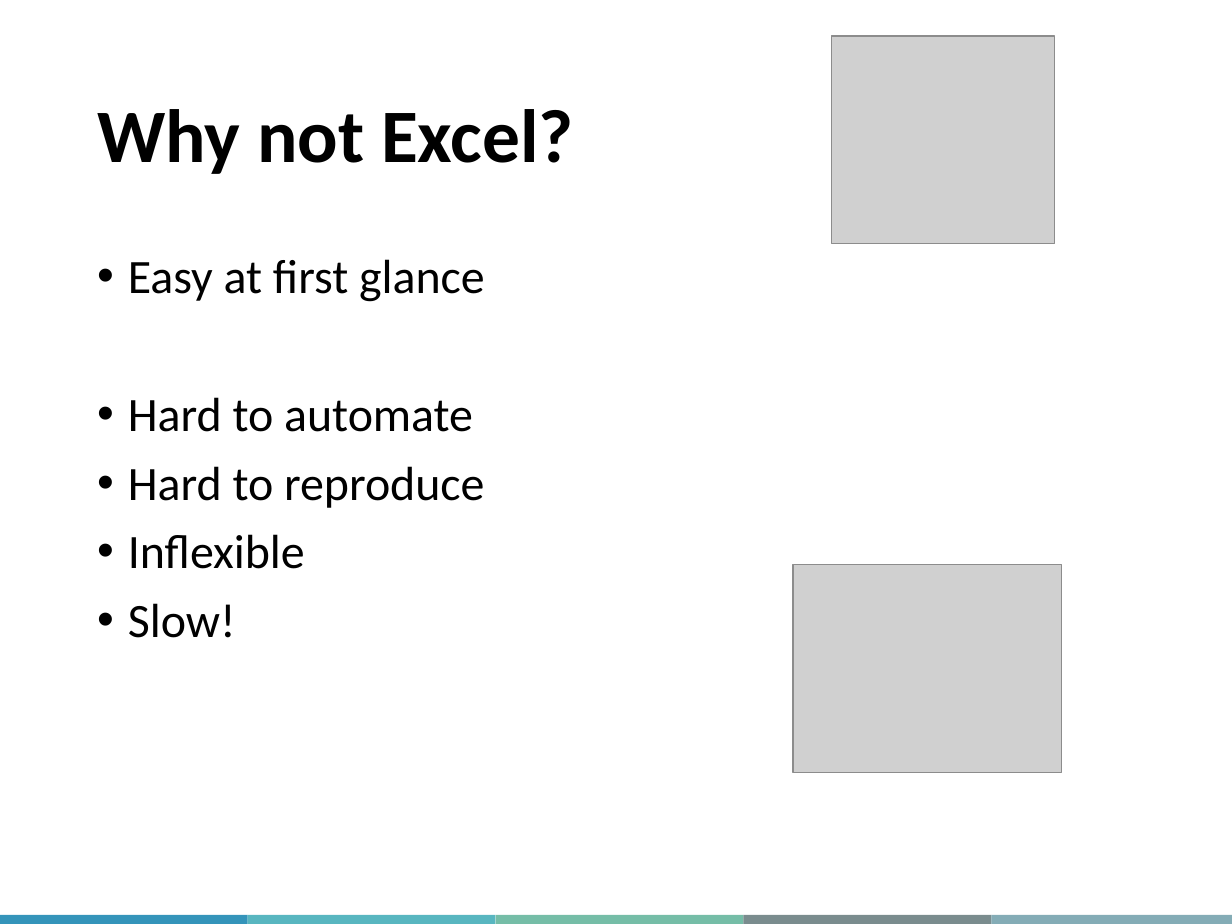
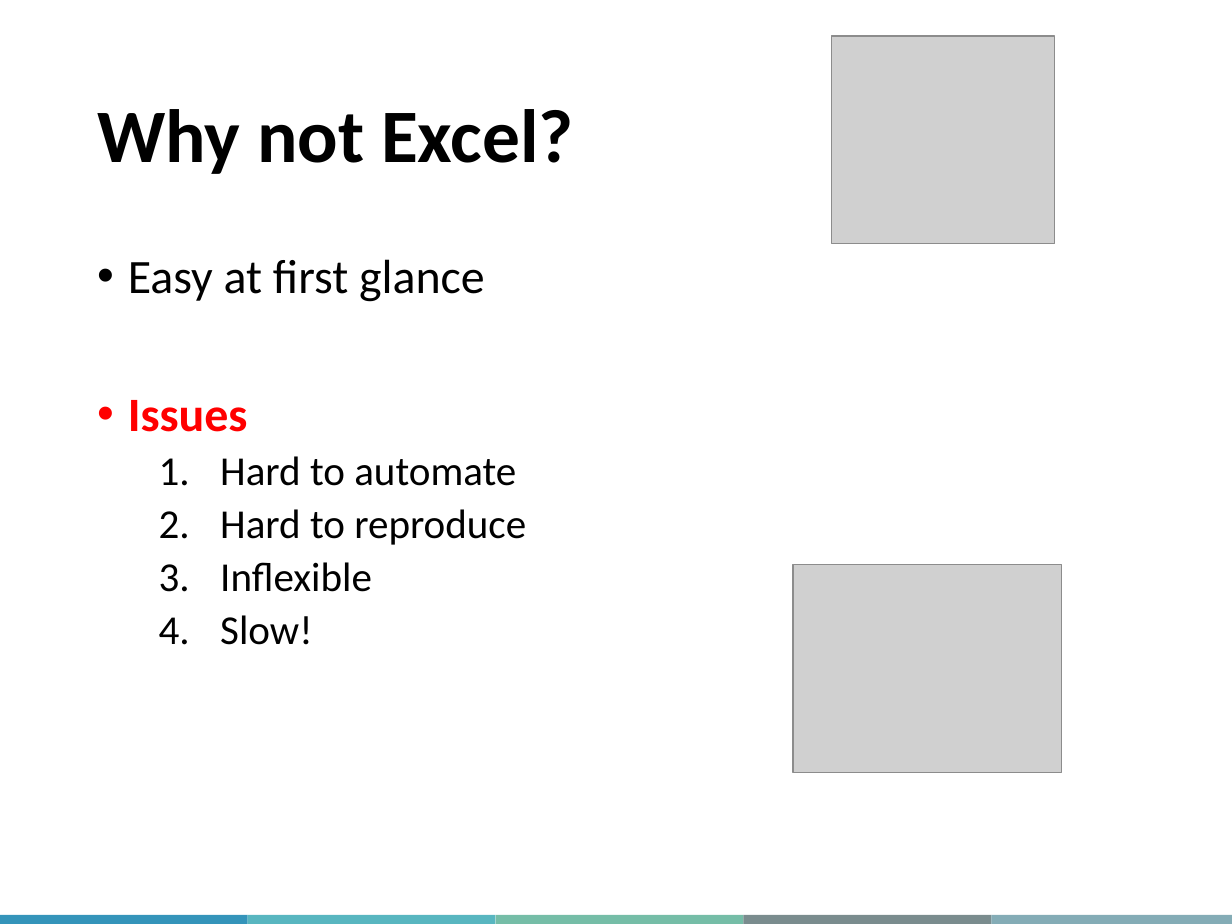
Before and after one commit to MJousse/IntroRacademic, a slide deck: slide 9 of MiCM_IntroToR.pptx (slide 8 before the commit). Drawn at 1232x924 pixels with LibreOffice and Linux fonts; fonts in the diff are those of the drawing; grey boxes stand for pictures; background and template pictures are left out. Boxes give left, top, right and bottom in pixels: in the first picture for what was removed or moved away, otherwise in the second. Text is boxed around its words. In the diff, an @@ line names an element or a change of style, - is before the commit and + after.

```diff
--- a/MiCM_IntroToR.pptx
+++ b/MiCM_IntroToR.pptx
@@ text at [128, 400, 248, 432]: paragraph added @@
+• Issues
@@ text at [220, 456, 526, 645]: size 28 to 24 pt in "Hard to automate", "Hard to reproduce", "Inflexible", "Slow!"; bullet • to 1.; list level 1 to 2 in "Hard to automate"; list level 1 to 2 in "Hard to reproduce"; list level 1 to 2 in "Inflexible"; list level 1 to 2 in "Slow!" @@
```
Also in this commit, not shown: 6 other slides changed, 3 slides added, 2 other files.
